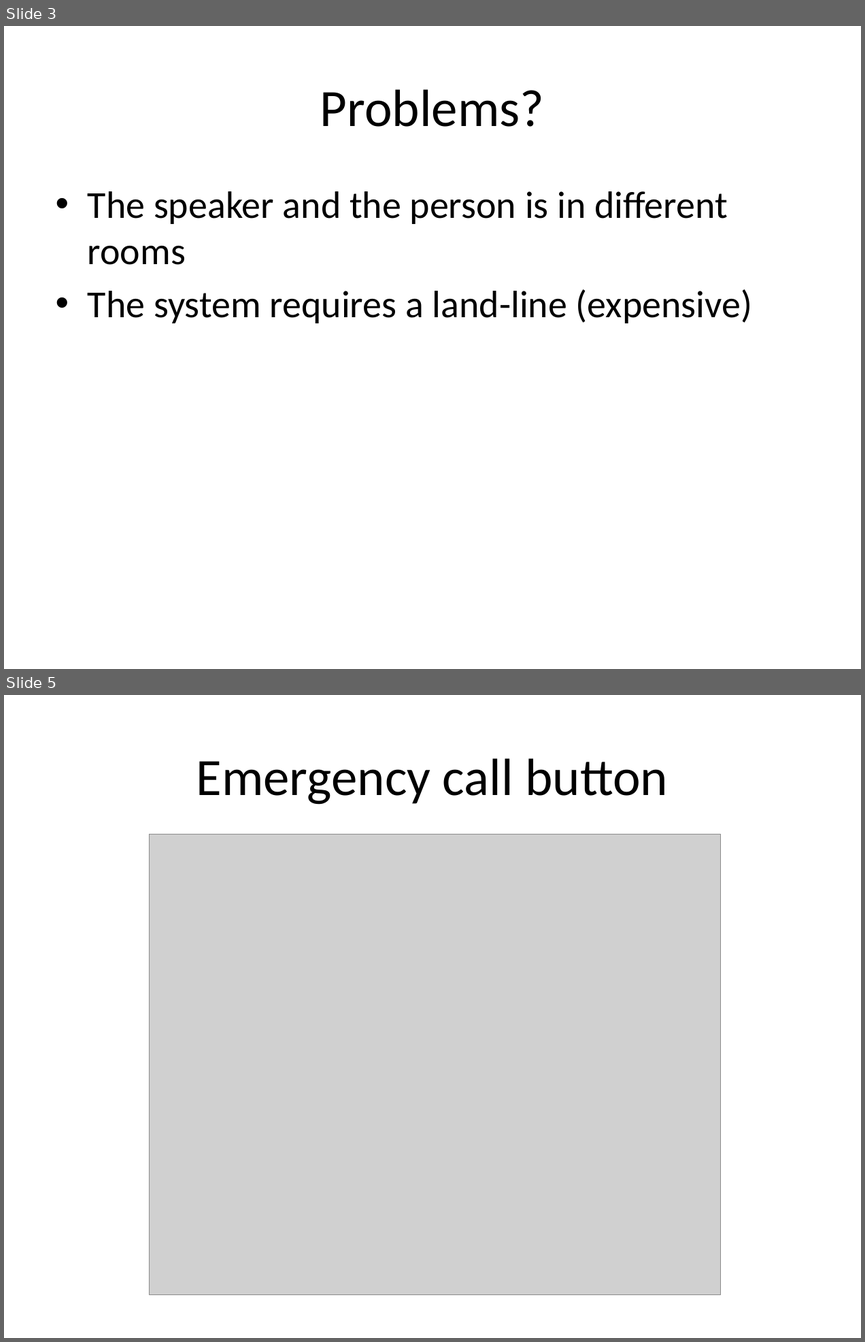
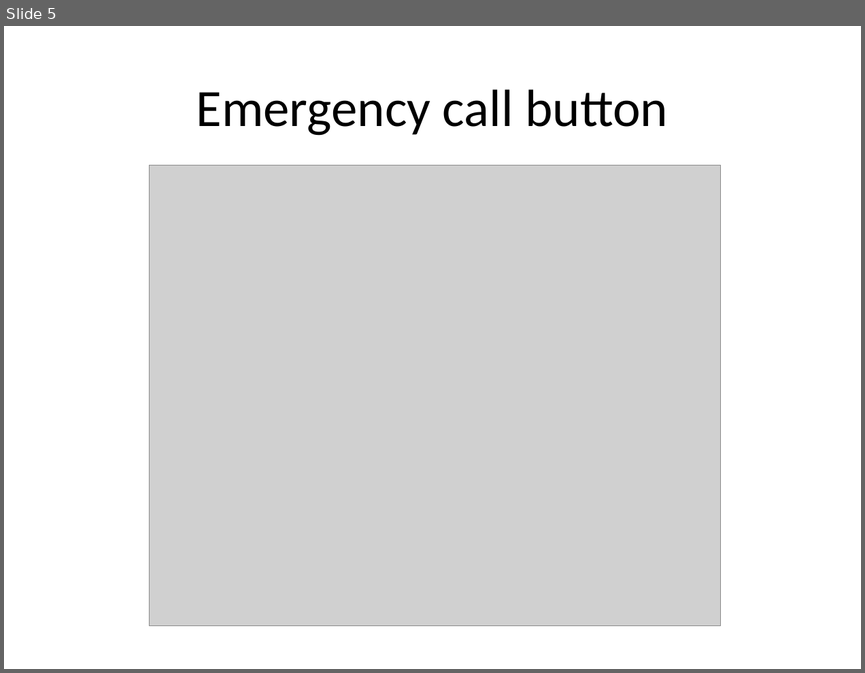
Before and after one commit to ahpoder/masterofit2009, a slide deck: syseng_hwco/proj/Artifact/Presentations/Presentation_11_02_11.pptx. Shown one above the other, each under a label of ours: slides 3 and 5 before the commit, slide 5 after it; the slides between them are not shown. The pictures are 865x1342 and 865x673 pixels, drawn with LibreOffice and Linux fonts; fonts in the diff are those of the drawing; grey boxes stand for pictures. Boxes give left, top, right and bottom in pixels: in the first picture for what was removed or moved away, otherwise in the second. Text is boxed around its words. In the diff, an @@ line names an element or a change of style, - is before the commit and + after.

```diff
--- a/syseng_hwco/proj/Artifact/Presentations/Presentation_11_02_11.pptx
+++ b/syseng_hwco/proj/Artifact/Presentations/Presentation_11_02_11.pptx
@@ slide 3 removed at [4,26,861,669], background #FFFFFF @@
@@ title removed at [320,89,544,127] @@
-Problems?
@@ text removed at [88,191,752,323] @@
-• The speaker and the person is in different rooms
-• The system requires a land-line (expensive)
```
Also in this commit, not shown: 1 slide changed, 4 slides added, 3 other slides removed.
